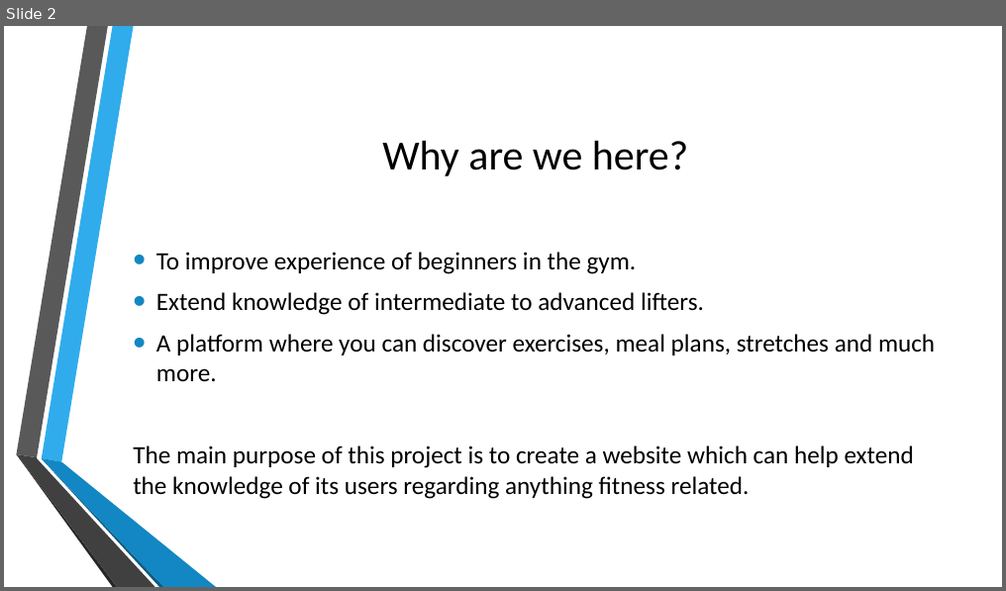
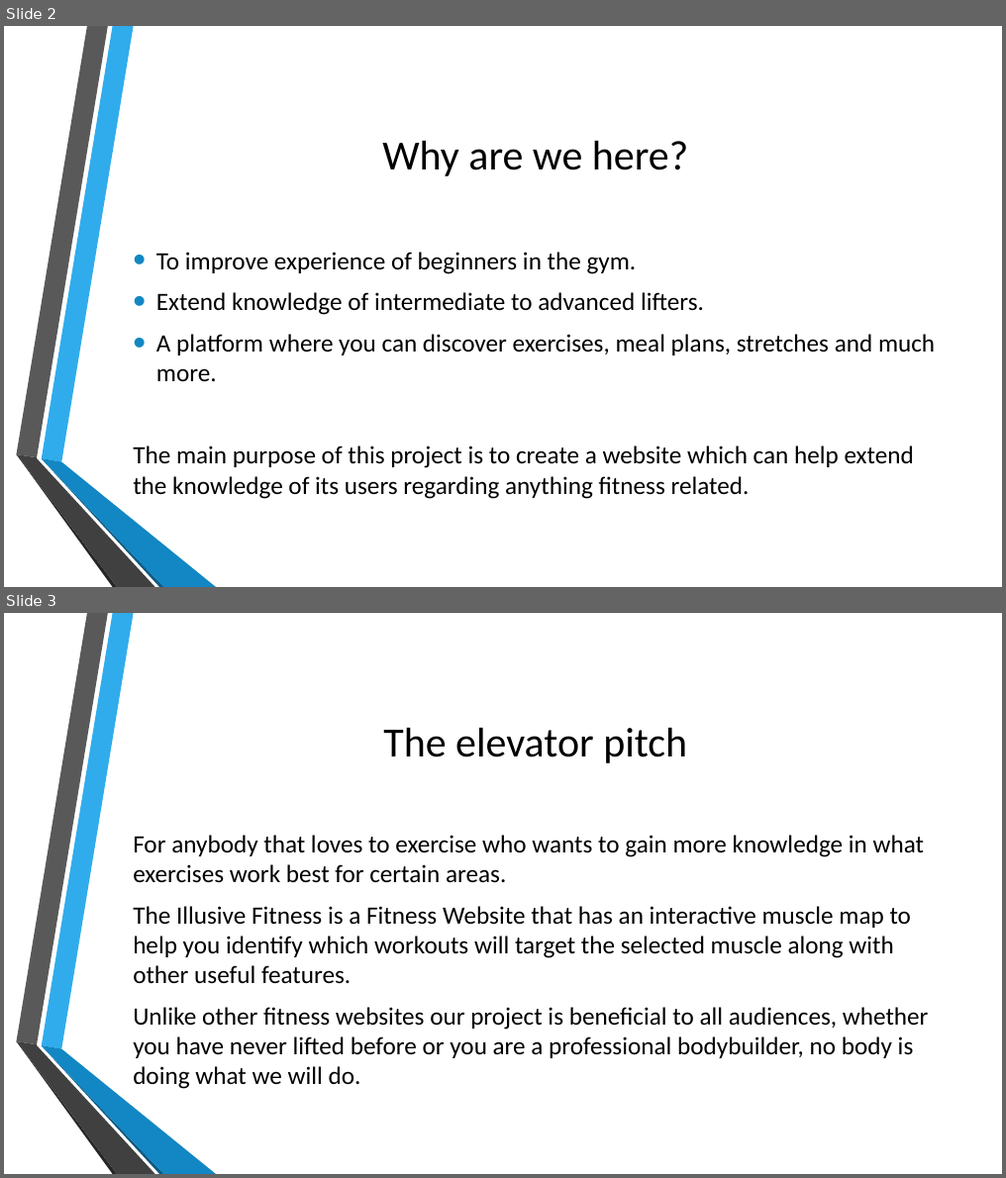
Before and after one commit to PatrickMurray78/Illusive-Fitness, a slide deck: Illusive Fitness.pptx. Shown one above the other, each under a label of ours: slide 2 before the commit, slides 2 and 3 after it. The pictures are 1006x591 and 1006x1178 pixels, drawn with LibreOffice and Linux fonts; fonts in the diff are those of the drawing; background and template pictures are left out. Boxes give left, top, right and bottom in pixels: in the first picture for what was removed or moved away, otherwise in the second. Text is boxed around its words. In the diff, an @@ line names an element or a change of style, - is before the commit and + after.

Commit message:
Added Elevator Pitch

```diff
--- a/Illusive Fitness.pptx
+++ b/Illusive Fitness.pptx
@@ slide 3 added at box(4, 613, 1002, 1174), background picture (left out); not listed: 6 template elements that a slide beside it also shows @@
@@ title added at box(383, 728, 687, 763), 40 pt, text #000000 @@
+The elevator pitch
@@ text added at box(133, 835, 929, 1089), 24 pt, text #000000 @@
+For anybody that loves to exercise who wants to gain more knowledge in what exercises work best for certain areas.
+The Illusive Fitness is a Fitness Website that has an interactive muscle map to help you identify which workouts will target the selected muscle along with other useful features.
+Unlike other fitness websites our project is beneficial to all audiences, whether you have never lifted before or you are a professional bodybuilder, no body is doing what we will do.
```
